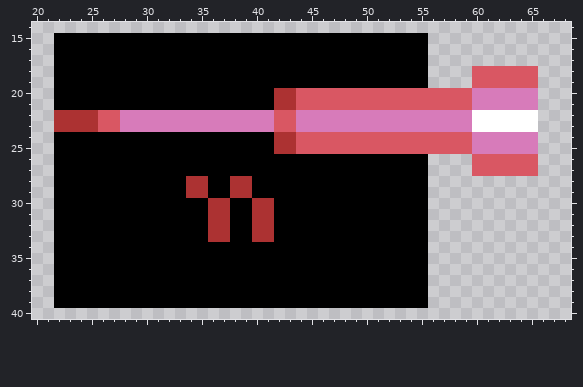
Edited in one commit: sprite sheet (layers/04 - Screen/laser/Frame11.png). Above, as it was before the edit.
The file is 276x276 pixels, drawn in blocks of 4x4; one block is one cell here. Shown: x 20..68, y 14..40.
And afterwards:
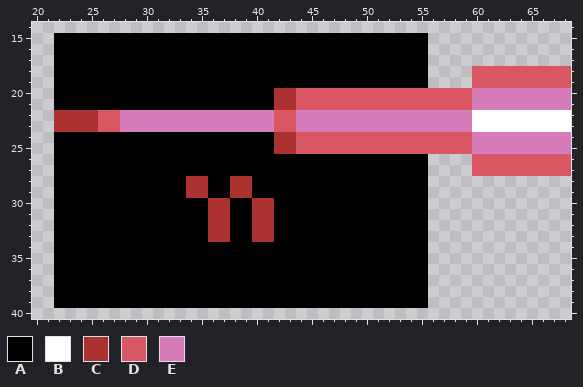
Palette (. is transparent): A #000000  B #ffffff  C #ac3232  D #d95763  E #d77bba
Difference:
y 18..19: x 66..68 ... -> DDD
y 20..21: x 66..68 ... -> EEE
y 22..23: x 66..68 ... -> BBB
y 24..25: x 66..68 ... -> EEE
y 26..27: x 66..68 ... -> DDD
